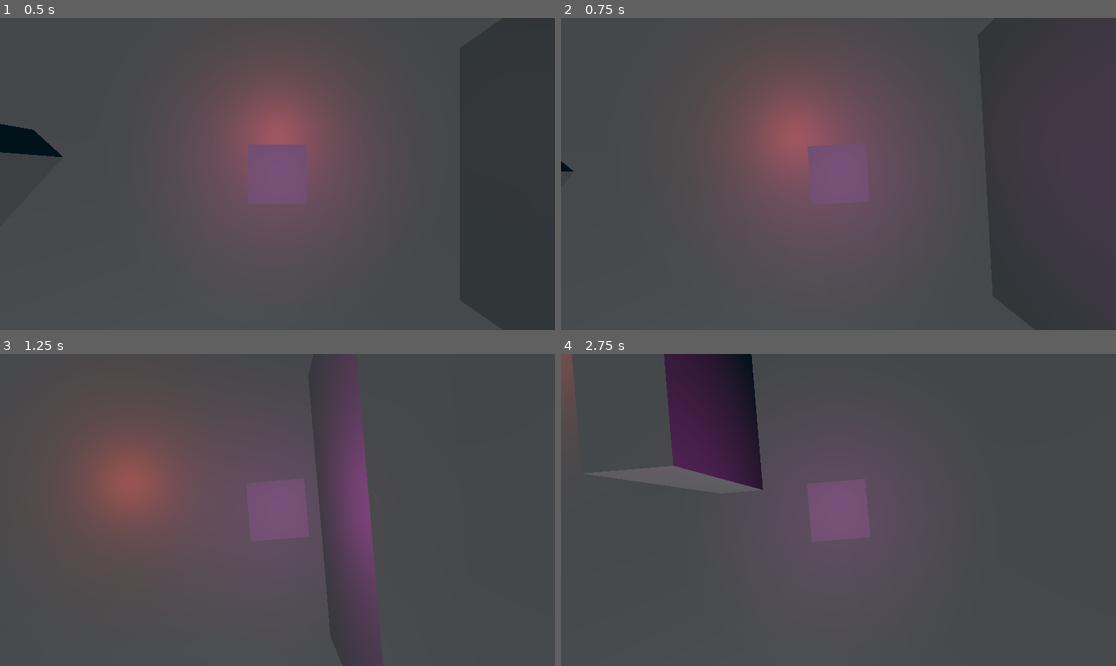
Above: before the commit, frames 1-4 (two rows, left to right).
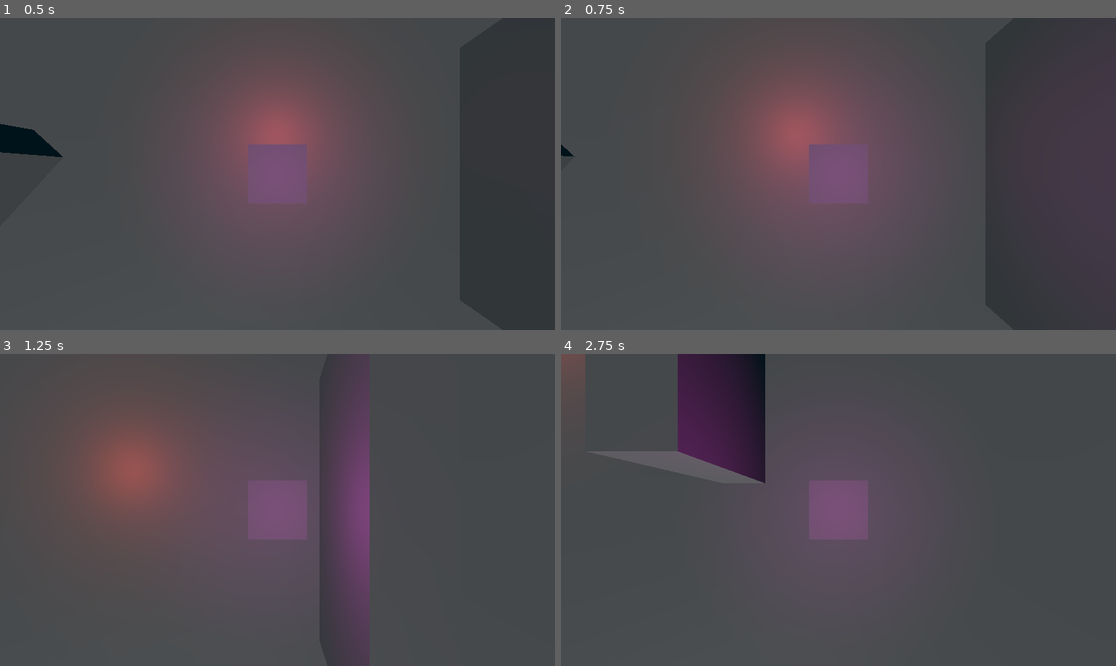
Above: after the commit, the same moments.

Repository: MrMinimal/ggj-2025
Game: Godot game, scene res://main.tscn
Two runs of this game, one before a commit and one after it. Both use one fixed random seed, a clock stepped at 60 frames per second and the inputs below.
Inputs:
- Up to frame 1 (0.5 s): no input
- Up to frame 2 (0.75 s): hold D (move_right) from 0.53 s (still down)
- Up to frame 3 (1.25 s): keep holding D (move_right)
- Up to frame 4 (2.75 s): release D (move_right) at 1.28 s; hold S (move_backward) 1.28-2.03 s; hold D (move_right) from 2.03 s (still down)

Frame 1 is identical in both runs. In frame 2, 0.1% of the frame differs, in the area x 0-48%, y 40-50%; in frame 3, 0.4%; in frame 4, 2.8%, in the area x 2-37%, y 0-44%.
Error after the commit: Invalid access to property or key 'scale' on a base object of type 'null instance'. (res://player.gd:90)

Commit message:
Add scale on move

Diff:
--- a/player.gd
+++ b/player.gd
@@ -4,13 +4,17 @@
 @export var deadzone = 0.1
 @export var sensitivity = 2.0
 @export var tilt_amount = 5.0
-
+@export var scale_factor = 0.09
 @onready var camera = $Camera3D
-
+@onready var body = $Body
 var JavaScript = JavaScriptBridge
+var target_scale = Vector3.ONE
+var previous_position = Vector3.ZERO
+var current_velocity = Vector3.ZERO
 
 func _ready():
 	lock_rotation = true
+	previous_position = position
 
 func _init():
 	if !OS.has_feature('web'):
@@ -72,6 +76,23 @@
 	# Apply movement
 	position += movement * speed * delta
 
+	# Calculate velocity
+	current_velocity = (position - previous_position) / delta
+	previous_position = position
+
+	# Calculate scale based on X velocity
+	var x_speed = current_velocity.length()
+	var scale_multiplier_z = 1.0 + (x_speed * scale_factor)
+	var scale_multiplier_x = 1.0 - (x_speed * scale_factor)
+	target_scale = Vector3(scale_multiplier_x, 1.0, scale_multiplier_z)
+
+	# Smoothly interpolate body scale
+	body.scale = body.scale.lerp(target_scale, delta * 10.0)
+
+	# Make body face movement direction
+	if movement != Vector3.ZERO:
+			body.rotation.y = lerp_angle(body.rotation.y, atan2(movement.x, -movement.z), delta * 10.0)
+
 	# Keep Y rotation at 0
 	rotation.y = 0
 
